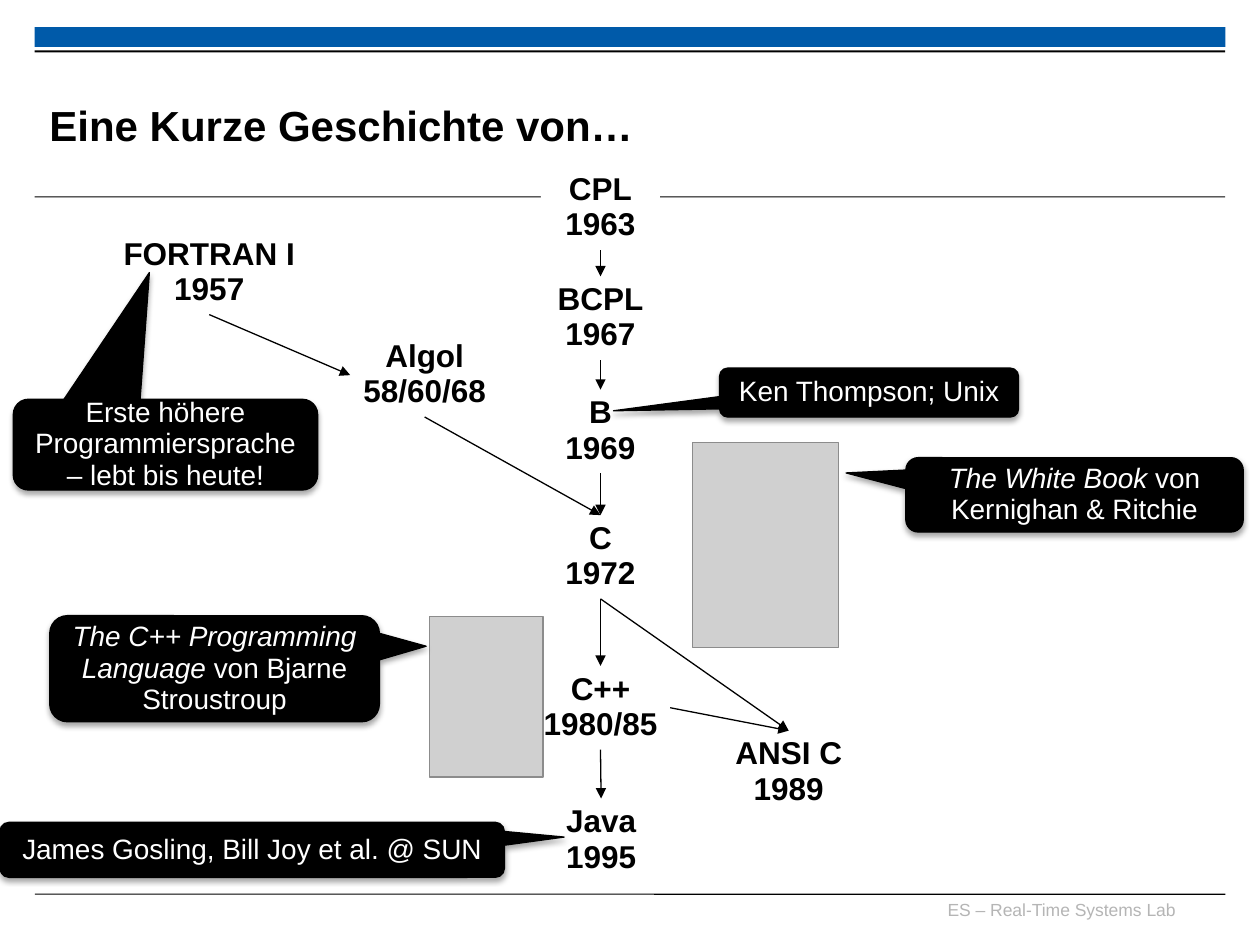
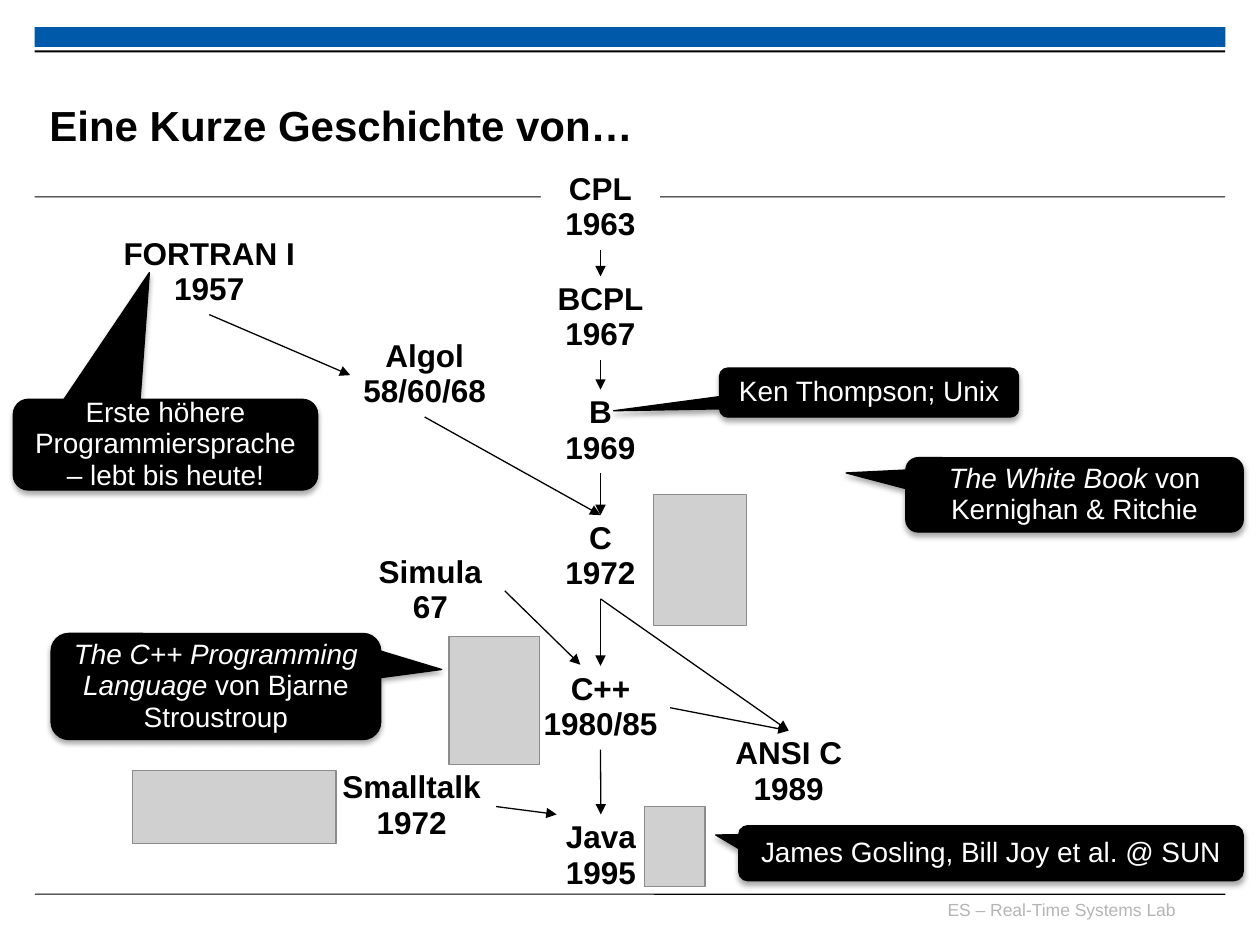
Before and after one commit to h82k/tud-cppp, a slide deck: slide 10 of Vorlesung/0 Organisatorisches.pptx. Drawn at 1260x945 pixels with LibreOffice and Linux fonts; fonts in the diff are those of the drawing; grey boxes stand for pictures; background and template pictures are left out. Boxes give left, top, right and bottom in pixels: in the first picture for what was removed or moved away, otherwise in the second. Text is boxed around its words. In the diff, an @@ line names an element or a change of style, - is before the commit and + after.

```diff
--- a/Vorlesung/0 Organisatorisches.pptx
+++ b/Vorlesung/0 Organisatorisches.pptx
@@ picture: place and size @@
-picture at [693,442,839,648]
+picture at [654,495,747,626]
@@ text added at [379,560,482,619], 18 pt, text #000000, bold @@
+Simula 67
@@ arrow added from (505, 591) to (581, 665), #000000 0.75 pt @@
@@ rounded speech box "The C++ Programming Language von ...": place and size @@
-rounded speech box "The C++ Programming Language von ..." at [49,616,379,722]
+rounded speech box "The C++ Programming Language von ..." at [52,634,382,740]
@@ rounded speech box "The C++ Programming Language von ..." at [52,634,382,740]: proportions changed @@
@@ picture: place and size @@
-picture at [430,616,543,777]
+picture at [449,636,539,765]
@@ picture added at [132,770,335,843] @@
@@ text added at [342,775,480,835], 18 pt, text #000000, bold @@
+Smalltalk
+1972
@@ arrow moved from (601, 750) - (601, 799) to (601, 750) - (601, 814) @@
@@ arrow added from (496, 806) to (557, 814), #000000 0.75 pt @@
@@ picture added at [645,806,706,886] @@
@@ text "Java 1995": place and size @@
-text "Java 1995" at [566,810,636,869]
+text "Java 1995" at [566,826,636,885]
@@ rounded speech box "James Gosling, Bill Joy et ..." at [738,825,1242,881]: proportions changed @@
@@ rounded speech box "James Gosling, Bill Joy et ...": place and size @@
-rounded speech box "James Gosling, Bill Joy et ..." at [0,823,504,878]
+rounded speech box "James Gosling, Bill Joy et ..." at [738,825,1242,881]
```
Also in this commit, not shown: 3 other slides changed, 5 other files.
